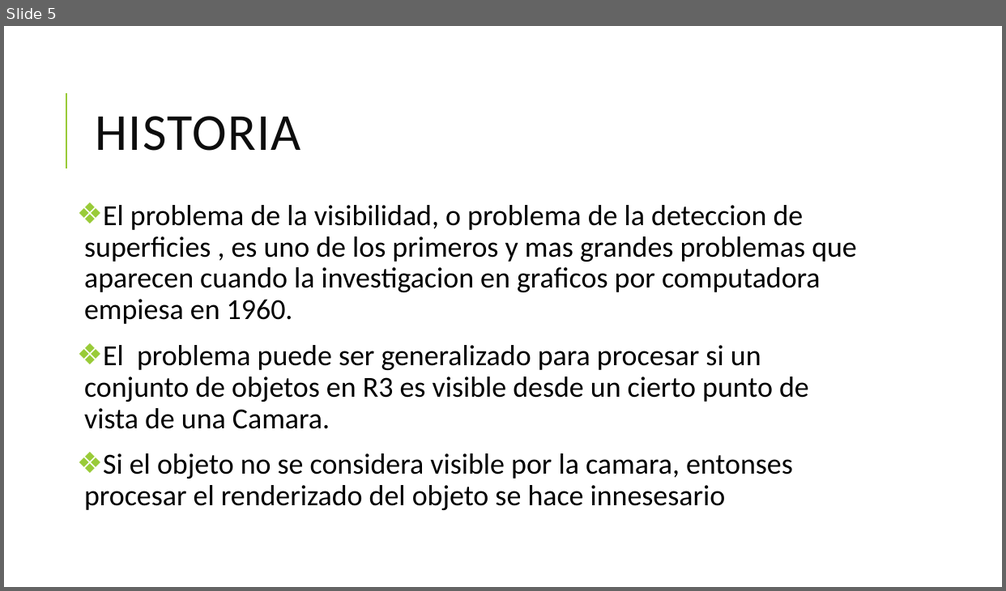
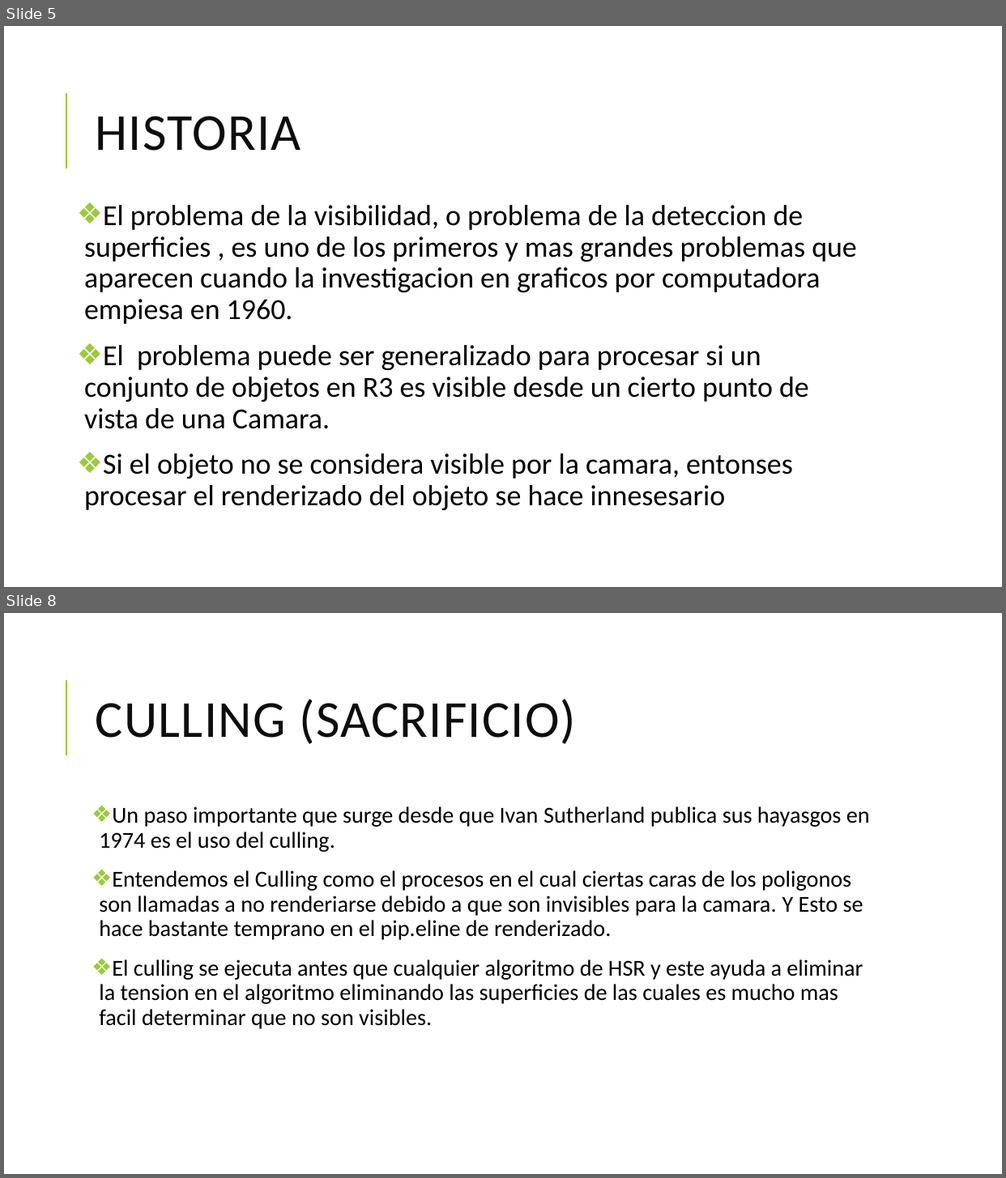
Before and after one commit to MogGy94/paintersAlg, a slide deck: ALGOritmo del Pintor.pptx. Shown one above the other, each under a label of ours: slide 5 before the commit, slides 5 and 8 after it; the slides between them are not shown. The pictures are 1006x591 and 1006x1178 pixels, drawn with LibreOffice and Linux fonts; fonts in the diff are those of the drawing. Boxes give left, top, right and bottom in pixels: in the first picture for what was removed or moved away, otherwise in the second. Text is boxed around its words. In the diff, an @@ line names an element or a change of style, - is before the commit and + after.

```diff
--- a/ALGOritmo del Pintor.pptx
+++ b/ALGOritmo del Pintor.pptx
@@ slide 8 added at [4,613,1002,1174], background #FFFFFF; not listed: 1 template element that a slide beside it also shows @@
@@ title added at [96,699,577,744], 50 pt, text #0D0D0D @@
+CULLING (SACRIFICIO)
@@ text added at [99,807,870,1029], 22 pt, text #000000 @@
+❖ Un paso importante que surge desde que Ivan Sutherland publica sus hayasgos en 1974 es el uso del culling.
+❖ Entendemos el Culling como el procesos en el cual ciertas caras de los poligonos son llamadas a no renderiarse debido a que son invisibles para la camara. Y Esto se hace bastante temprano en el pip.eline de renderizado.
+❖ El culling se ejecuta antes que cualquier algoritmo de HSR y este ayuda a eliminar la tension en el algoritmo eliminando las superficies de las cuales es mucho mas facil determinar que no son visibles.
```
Also in this commit, not shown: 1 slide changed, 7 other slides added, 14 other files.
